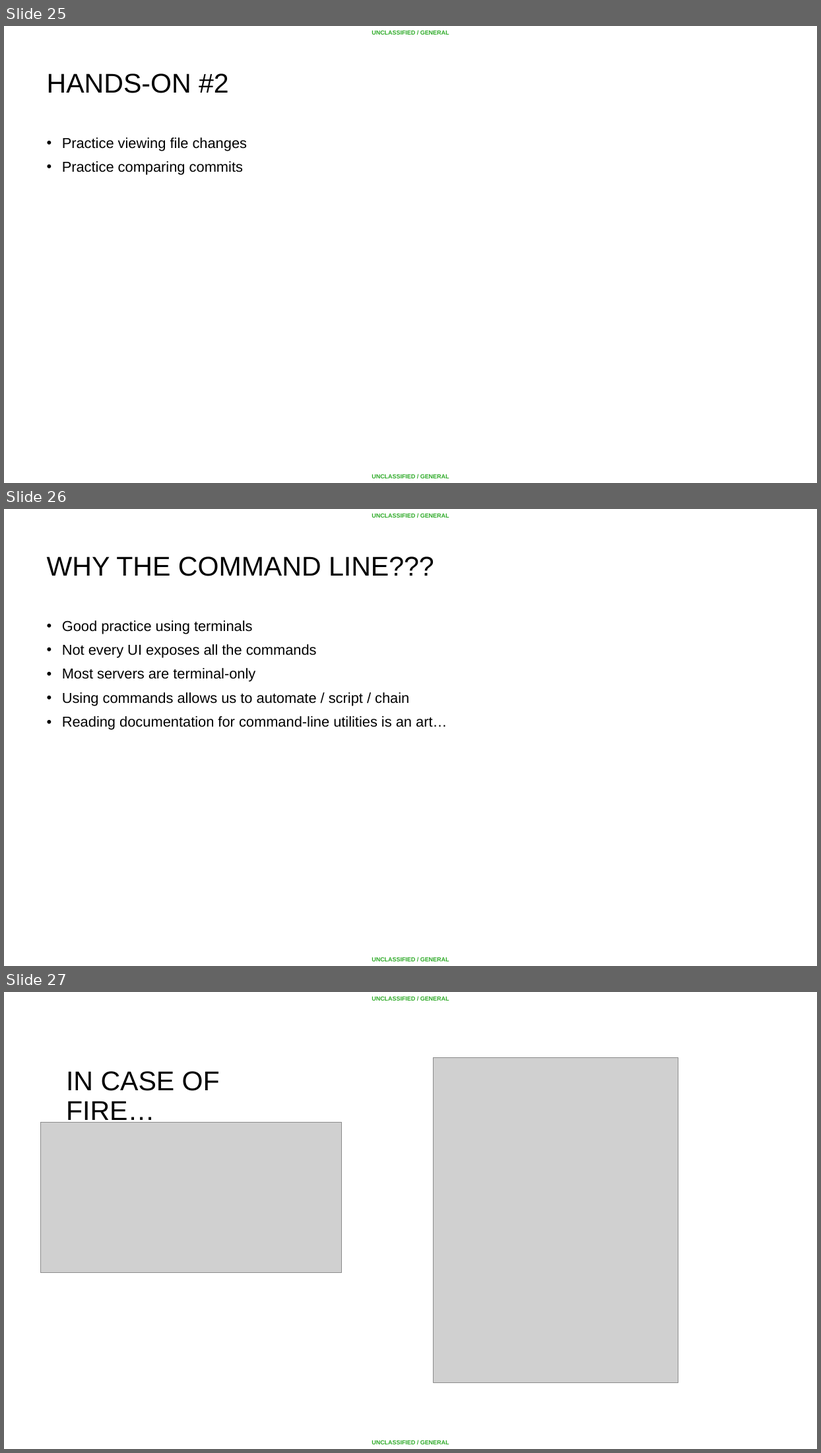
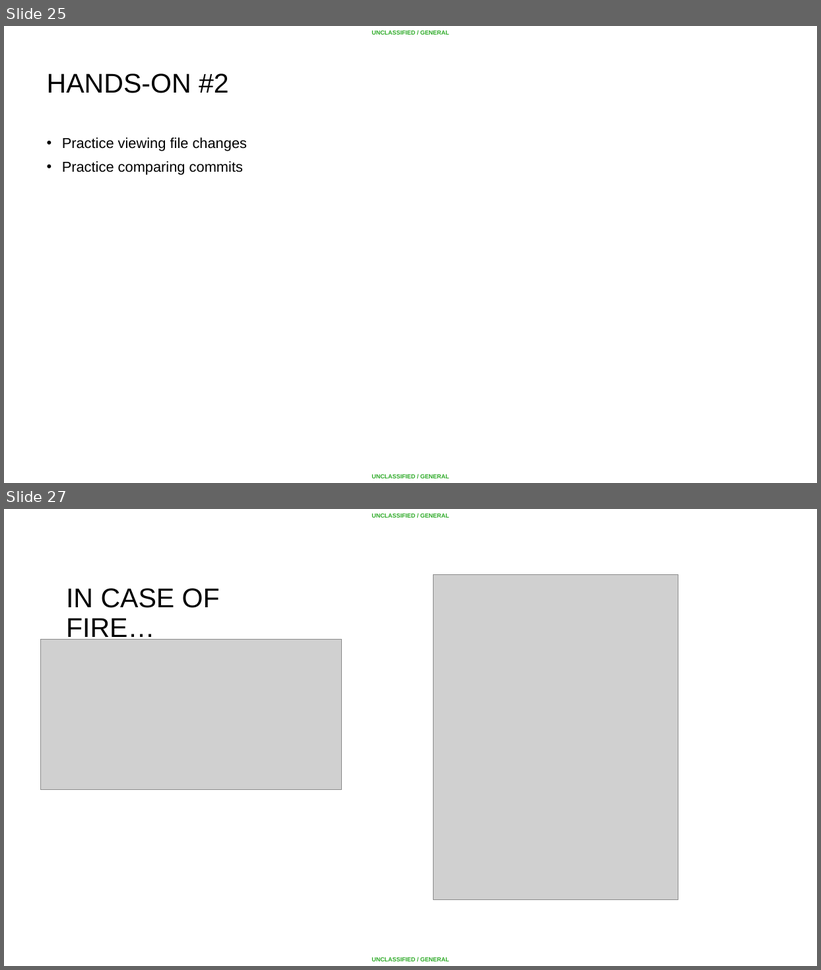
Before and after one commit to AFC-AI2C/summer-course, a slide deck: DevOps/Lesson 01 - Intro to Version Control/Intro to Version Control.pptx. Shown one above the other, each under a label of ours: slides 25, 26 and 27 before the commit, slides 25 and 27 after it; the slides between them are not shown. The pictures are 821x1453 and 821x970 pixels, drawn with LibreOffice and Linux fonts; fonts in the diff are those of the drawing; grey boxes stand for pictures; background and template pictures are left out. Boxes give left, top, right and bottom in pixels: in the first picture for what was removed or moved away, otherwise in the second. Text is boxed around its words. In the diff, an @@ line names an element or a change of style, - is before the commit and + after.

```diff
--- a/DevOps/Lesson 01 - Intro to Version Control/Intro to Version Control.pptx
+++ b/DevOps/Lesson 01 - Intro to Version Control/Intro to Version Control.pptx
@@ slide 26 removed at <box>4,509,817,966</box>, background #FFFFFF; not listed: 2 template elements that a slide beside it also shows @@
@@ title removed at <box>47,557,434,576</box> @@
-WHY THE COMMAND LINE???
@@ text removed at <box>62,621,447,730</box> @@
-• Good practice using terminals
-• Not every UI exposes all the commands
-• Most servers are terminal-only
-• Using commands allows us to automate / script / chain
-• Reading documentation for command-line utilities is an art…
```
Also in this commit, not shown: 6 slides changed, 1 other file.
